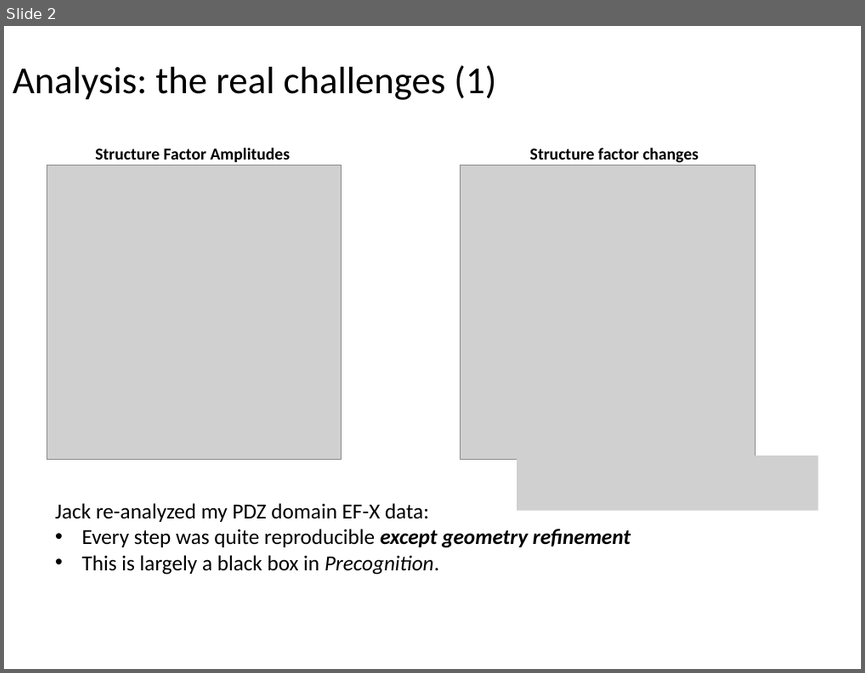
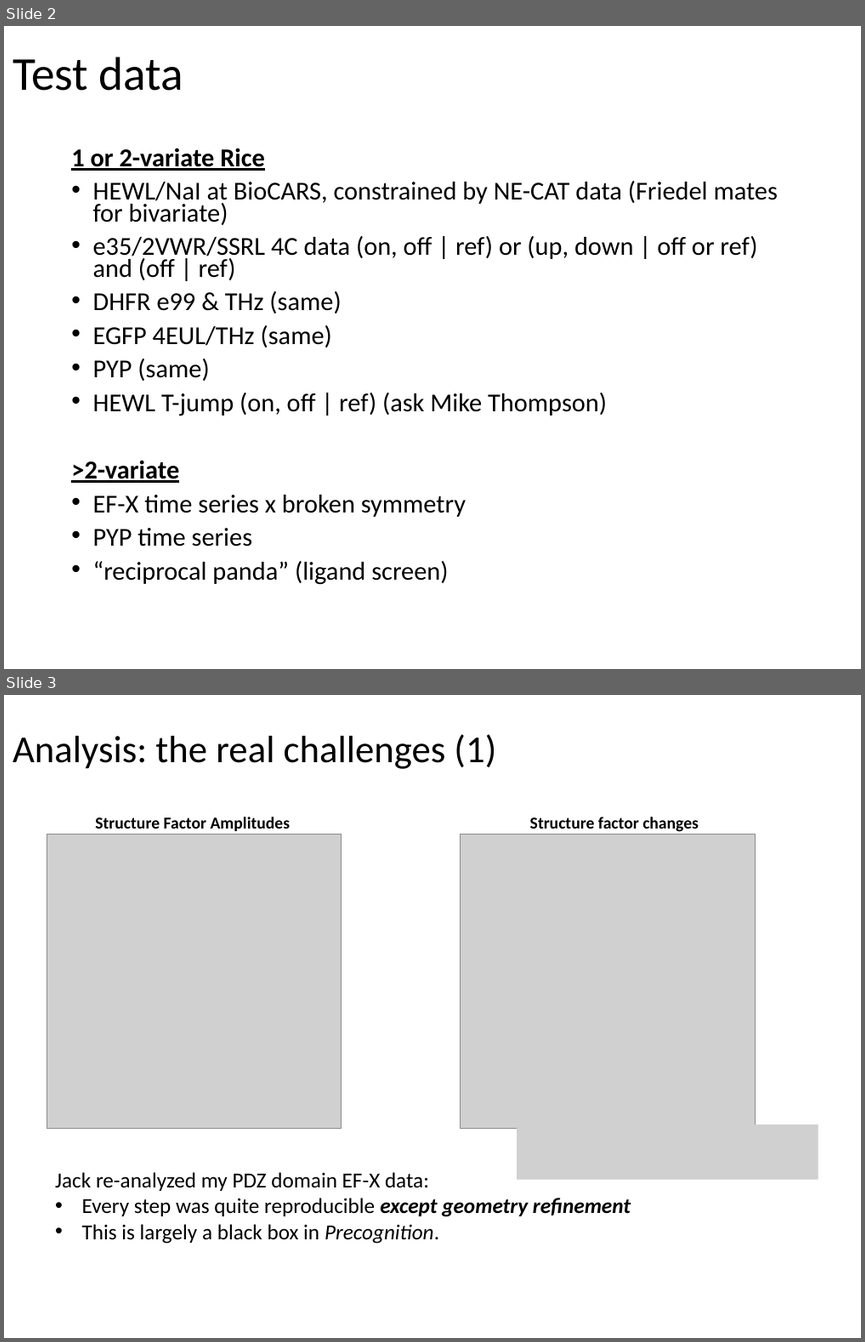
Before and after one commit to Hekstra-Lab/dw, a slide deck: Summary_of_findings_DH_20210218.pptx. Shown one above the other, each under a label of ours: slide 2 before the commit, slides 2 and 3 after it. The pictures are 865x673 and 865x1342 pixels, drawn with LibreOffice and Linux fonts; fonts in the diff are those of the drawing; grey boxes stand for pictures. Boxes give left, top, right and bottom in pixels: in the first picture for what was removed or moved away, otherwise in the second. Text is boxed around its words. In the diff, an @@ line names an element or a change of style, - is before the commit and + after.

```diff
--- a/Summary_of_findings_DH_20210218.pptx
+++ b/Summary_of_findings_DH_20210218.pptx
@@ slide 2 added at (4, 26, 861, 669), background #FFFFFF @@
@@ title added at (12, 57, 184, 91), 39.6 pt, text #000000 @@
+Test data
@@ text added at (71, 148, 778, 584), 21.7 pt, text #000000 @@
+1 or 2-variate Rice
+• HEWL/NaI at BioCARS, constrained by NE-CAT data (Friedel mates for bivariate)
+• e35/2VWR/SSRL 4C data (on, off | ref) or (up, down | off or ref) and (off | ref)
+• DHFR e99 & THz (same)
+• EGFP 4EUL/THz (same)
+• PYP (same)
+• HEWL T-jump (on, off | ref) (ask Mike Thompson)
+>2-variate
+• EF-X time series x broken symmetry
+• PYP time series
+• “reciprocal panda” (ligand screen)
@@ what was slide 2 is now slide 3 @@
```
Also in this commit, not shown: 2 slides changed, 1 other slide added, 35 other files.
